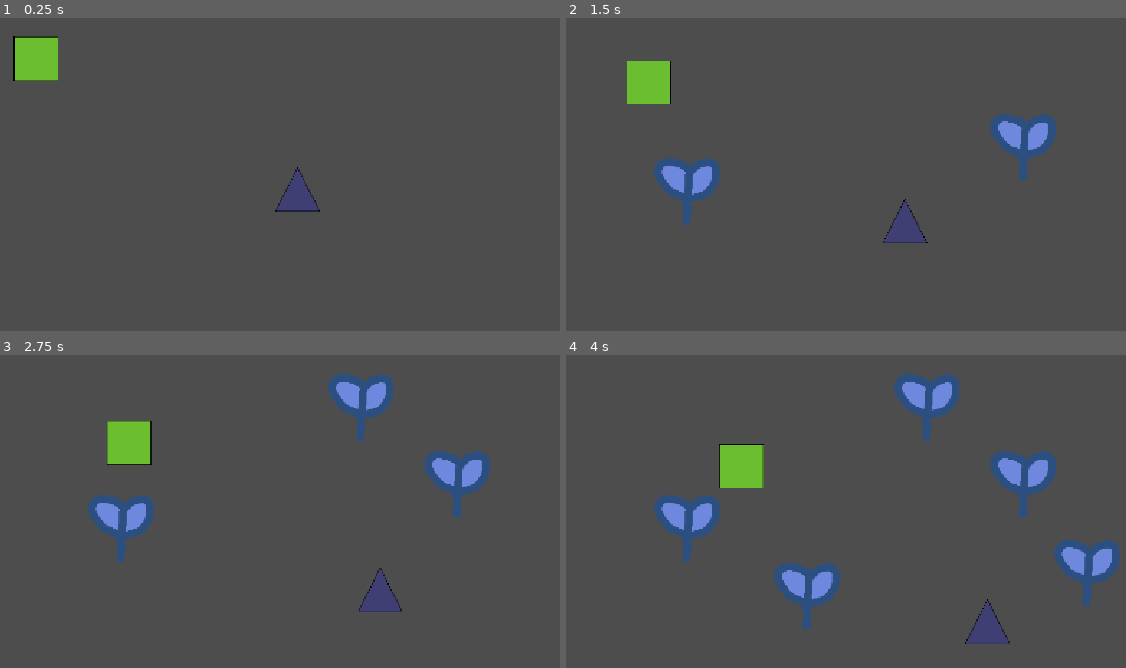
Above: before the commit, frames 1-4 (two rows, left to right).
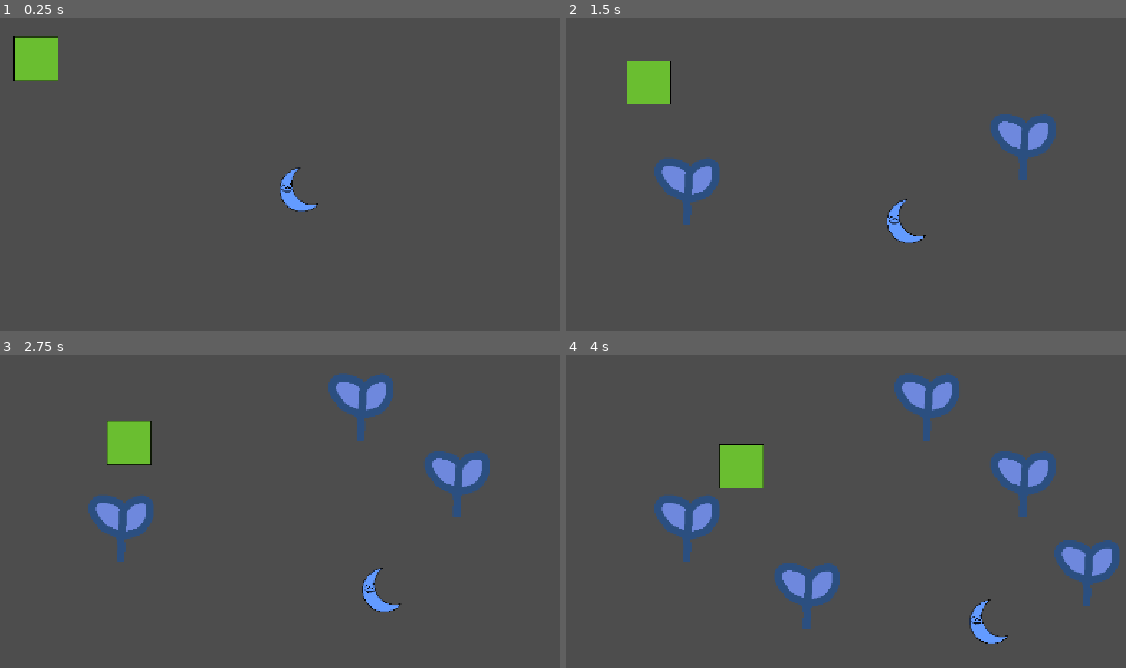
Above: after the commit, the same moments.

Repository: cjj1516/GrowTogether
Game: Godot game, scene res://world/world.tscn
The game is run twice, just before and just after one commit, with the same random seed, the same clock (stepped at 60 frames per second) and the same inputs.
Inputs (mouse positions are in pixels of both pictures, inside the frame that each line leads up to):
- Up to frame 1 (0.25 s): no input
- Up to frame 2 (1.5 s): move the mouse to (1025, 146) at 0.52 s; click (1025, 146) at 0.67 s; move the mouse to (689, 190) at 1.27 s; click (689, 190) at 1.42 s
- Up to frame 3 (2.75 s): move the mouse to (358, 405) at 2.02 s; click (358, 405) at 2.17 s
- Up to frame 4 (4 s): move the mouse to (806, 596) at 2.77 s; click (806, 596) at 2.92 s; move the mouse to (1086, 570) at 3.52 s; click (1086, 570) at 3.67 s

The runs differ from the first frame. In frame 1, 0.7% of the frame differs, in the area x 49-58%, y 47-62%; in frame 2, 0.7%; in frame 3, 0.7%; in frame 4, 0.7%.

Commit message:
Update world.tscn

Diff:
--- a/world/world.tscn
+++ b/world/world.tscn
@@ -8,7 +8,7 @@
 
 [node name="NPC" parent="." unique_id=173596275 instance=ExtResource("2_tcf2h")]
 position = Vector2(588, 346)
-npc_color = 1
+npc_color = 3
 
 [node name="NPC2" parent="." unique_id=1778615973 instance=ExtResource("2_tcf2h")]
 position = Vector2(210, 160)
